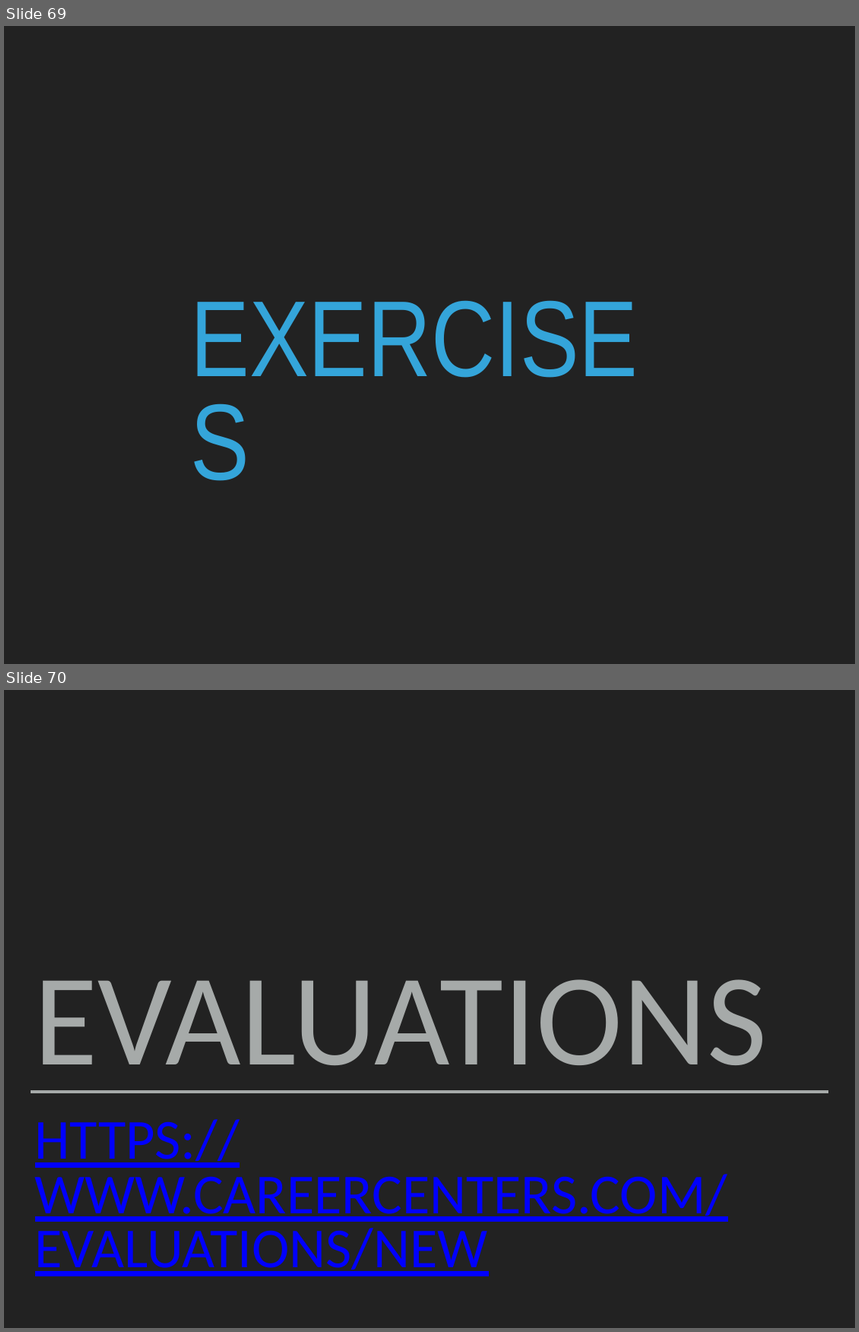
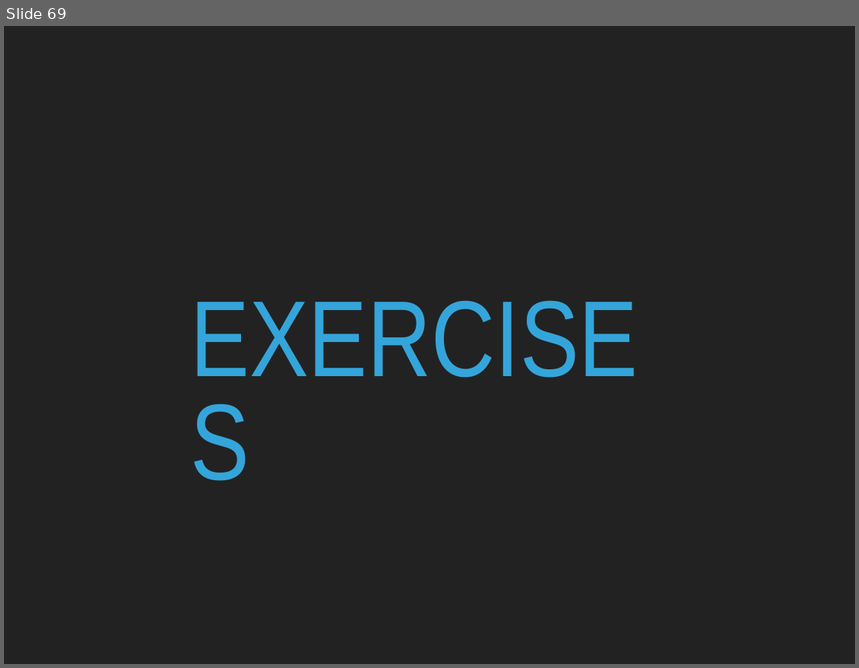
Before and after one commit to patricks1/python-for-data-science, a slide deck: Session01/Session1_Slides.pptx. Shown one above the other, each under a label of ours: slides 69 and 70 before the commit, slide 69 after it. The pictures are 859x1332 and 859x668 pixels, drawn with LibreOffice and Linux fonts; fonts in the diff are those of the drawing. Boxes give left, top, right and bottom in pixels: in the first picture for what was removed or moved away, otherwise in the second. Text is boxed around its words. In the diff, an @@ line names an element or a change of style, - is before the commit and + after.

Commit message:
removed an old evaluation slide

```diff
--- a/Session01/Session1_Slides.pptx
+++ b/Session01/Session1_Slides.pptx
@@ slide 70 removed at (4,690,855,1328), background #222222 @@
@@ text removed at (34,980,767,1094) @@
-EVALUATIONS
@@ line removed from (31, 1092) to (829, 1092) @@
@@ text removed at (35,1119,728,1277) @@
-HTTPS://WWW.CAREERCENTERS.COM/EVALUATIONS/NEW
```
